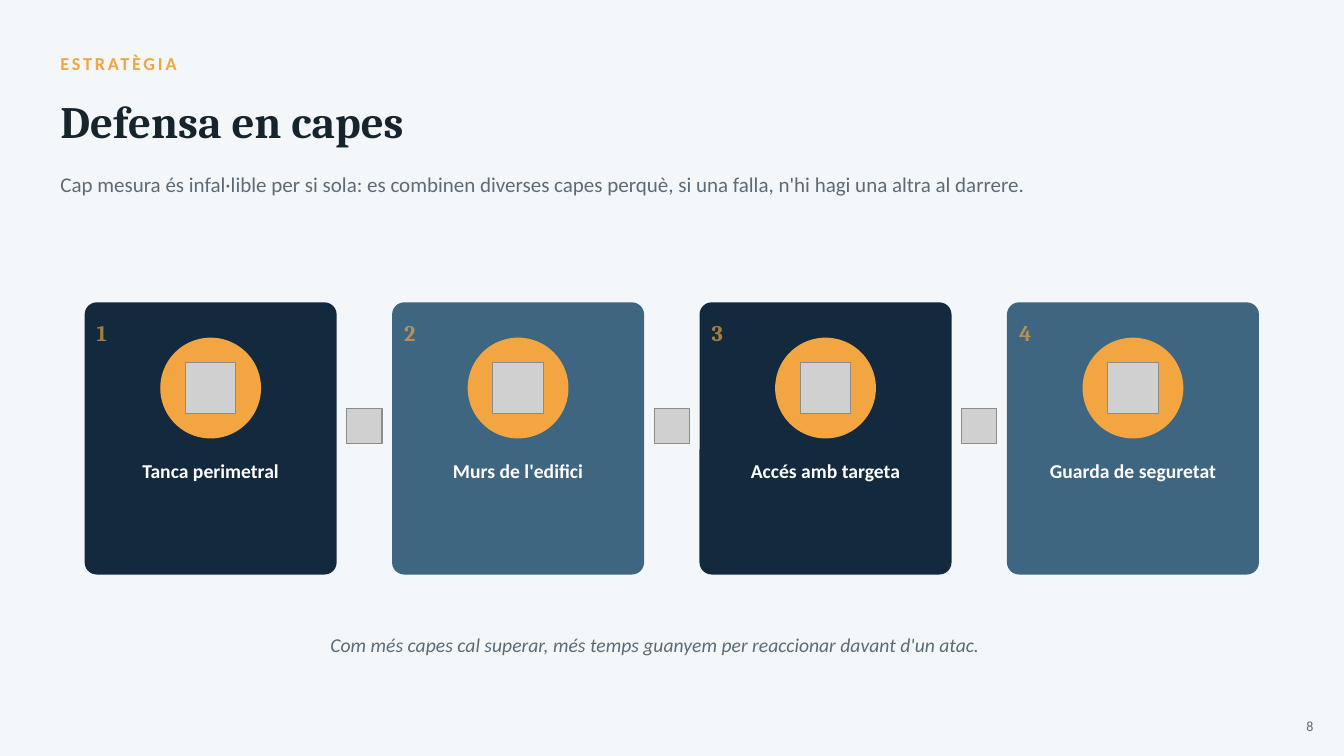
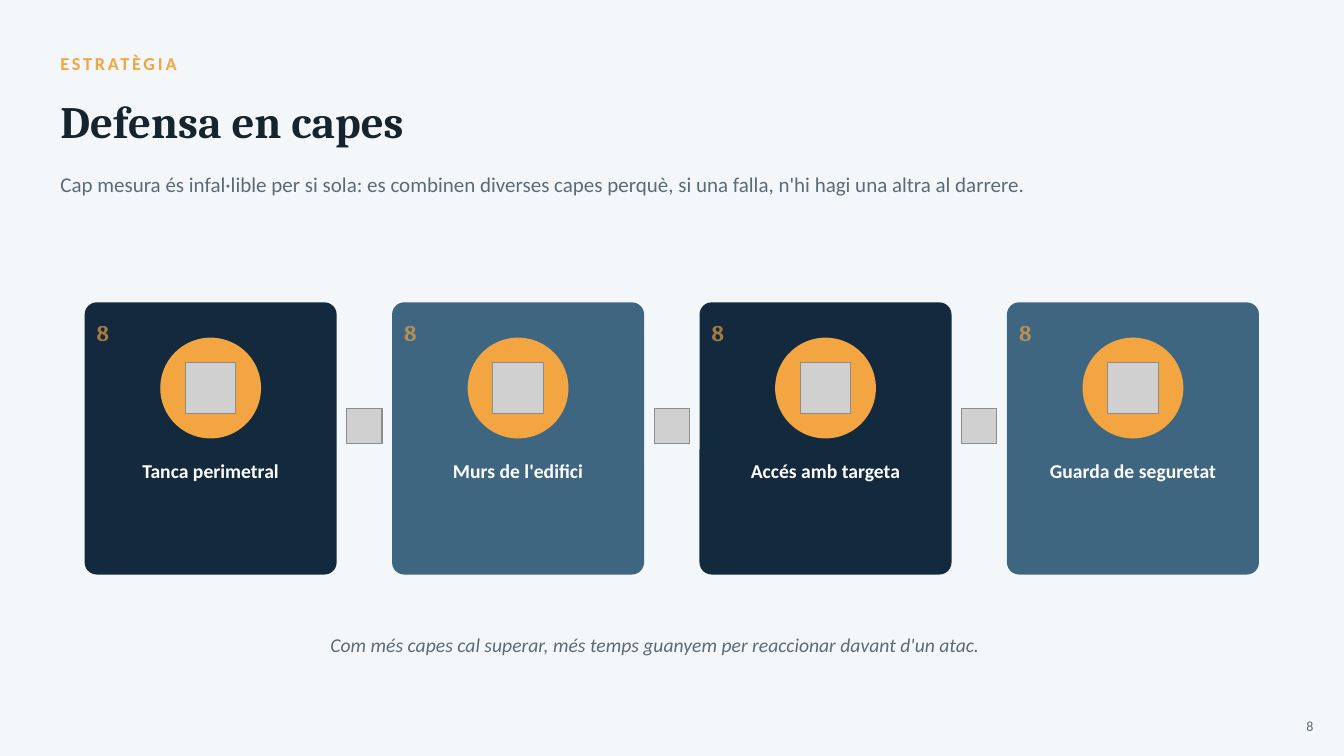
Before and after one commit to joansanchezescudero/SMX_0226_Seguretat_Informatica, a slide deck: slide 8 of RA1 - Seguretat passiva/AA1 - Seguretat passiva/RA1_AA1_Seguretat_Passiva.pptx. Drawn at 1344x756 pixels with LibreOffice and Linux fonts; fonts in the diff are those of the drawing; grey boxes stand for pictures. Boxes give left, top, right and bottom in pixels: in the first picture for what was removed or moved away, otherwise in the second. Text is boxed around its words. In the diff, an @@ line names an element or a change of style, - is before the commit and + after.

```diff
--- a/RA1 - Seguretat passiva/AA1 - Seguretat passiva/RA1_AA1_Seguretat_Passiva.pptx
+++ b/RA1 - Seguretat passiva/AA1 - Seguretat passiva/RA1_AA1_Seguretat_Passiva.pptx
@@ text at (x1=97, y1=326, x2=109, y2=341): text changed @@
-1
+8
@@ text at (x1=404, y1=326, x2=416, y2=341): text changed @@
-2
+8
@@ text at (x1=712, y1=326, x2=724, y2=341): text changed @@
-3
+8
@@ text at (x1=1019, y1=326, x2=1031, y2=341): text changed @@
-4
+8
```
Also in this commit, not shown: 7 other slides changed, 4 slides added, 13 other files.
